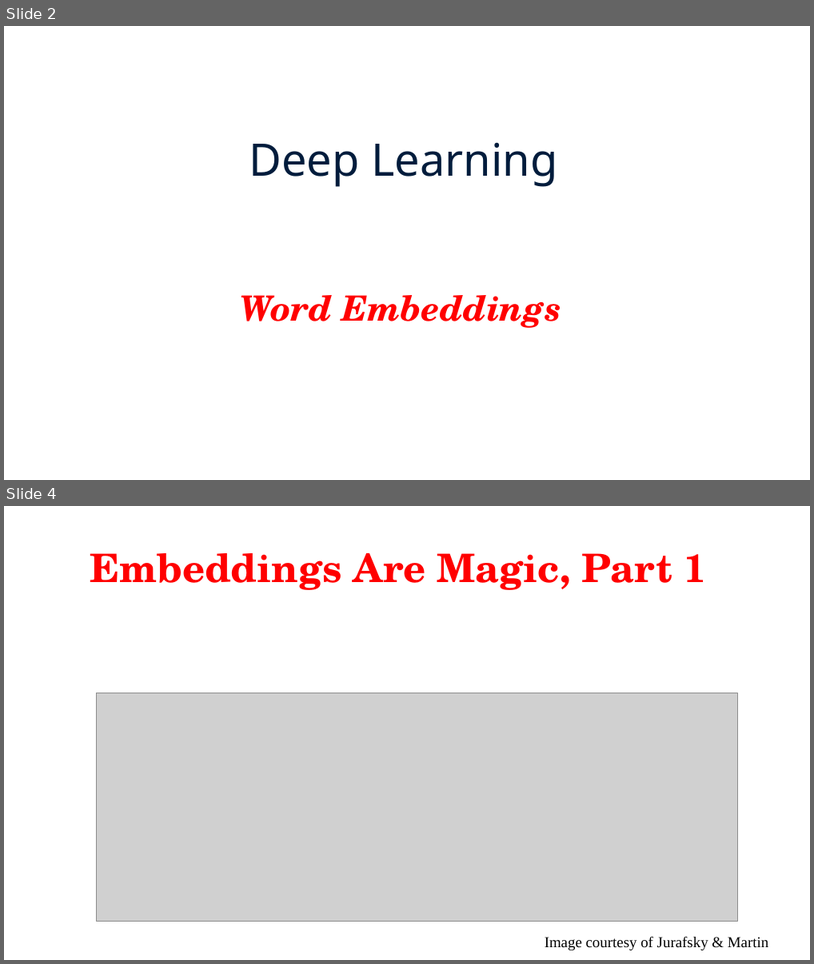
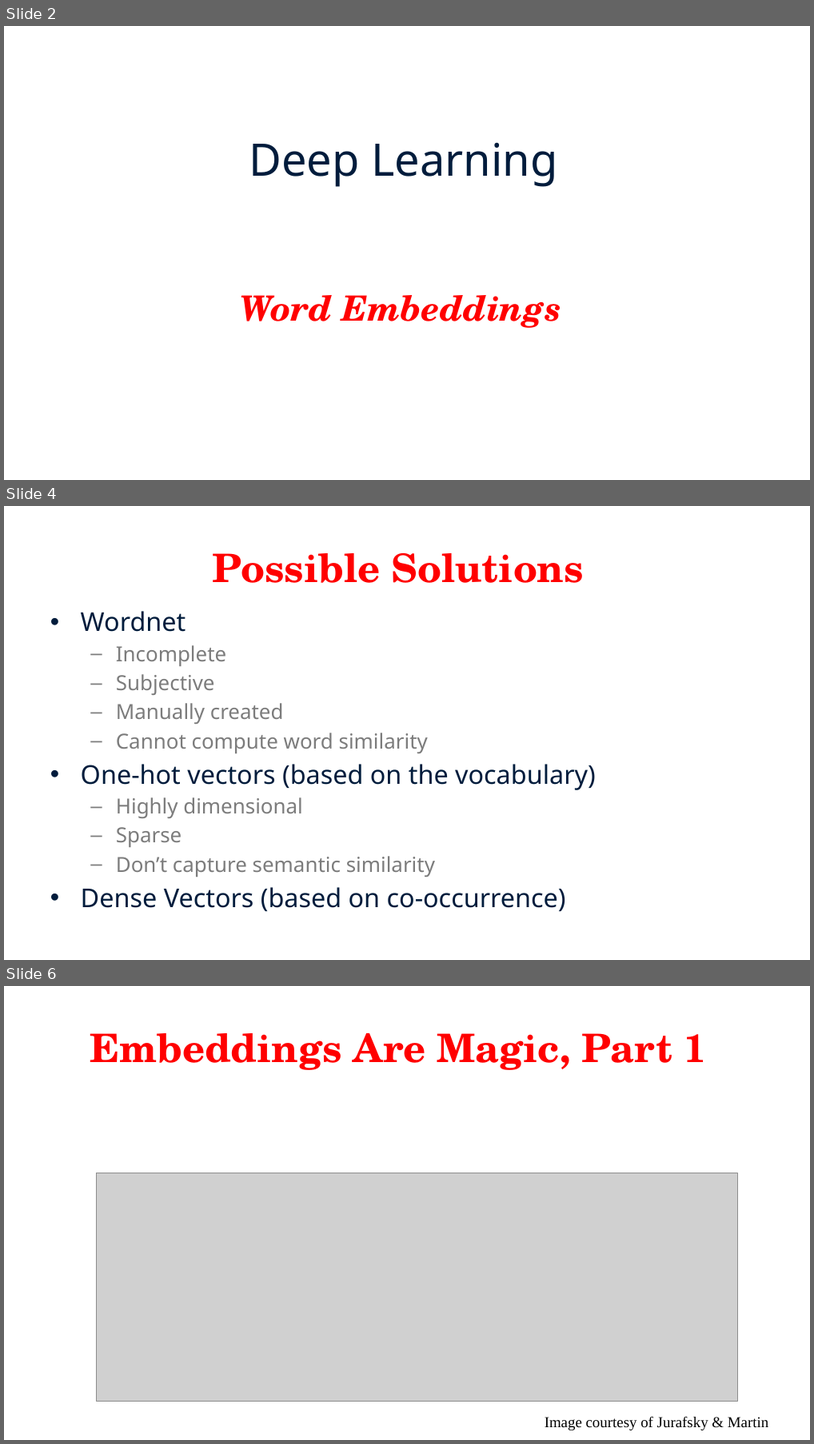
Before and after one commit to fanfeng2015/Natural-Language-Processing, a slide deck: Slides/Lecture 11-5.pptx. Shown one above the other, each under a label of ours: slides 2 and 4 before the commit, slides 2, 4 and 6 after it; the slides between them are not shown. The pictures are 814x964 and 814x1444 pixels, drawn with LibreOffice and Linux fonts; fonts in the diff are those of the drawing; grey boxes stand for pictures. Boxes give left, top, right and bottom in pixels: in the first picture for what was removed or moved away, otherwise in the second. Text is boxed around its words. In the diff, an @@ line names an element or a change of style, - is before the commit and + after.

```diff
--- a/Slides/Lecture 11-5.pptx
+++ b/Slides/Lecture 11-5.pptx
@@ slide 4 added at (4, 506, 810, 960), background #FFFFFF @@
@@ title added at (213, 553, 584, 583), 46.7 pt, text #FF0000, bold @@
+Possible Solutions
@@ text added at (81, 611, 596, 911), 24.7 pt, text #7C7C7C @@
+• Wordnet
+  – Incomplete
+  – Subjective
+  – Manually created
+  – Cannot compute word similarity
+• One-hot vectors (based on the vocabulary)
+  – Highly dimensional
+  – Sparse
+  – Don’t capture semantic similarity
+• Dense Vectors (based on co-occurrence)
@@ what was slide 4 is now slide 6 @@
```
Also in this commit, not shown: 6 slides changed, 14 other slides added, 3 slides removed, 24 other files.
